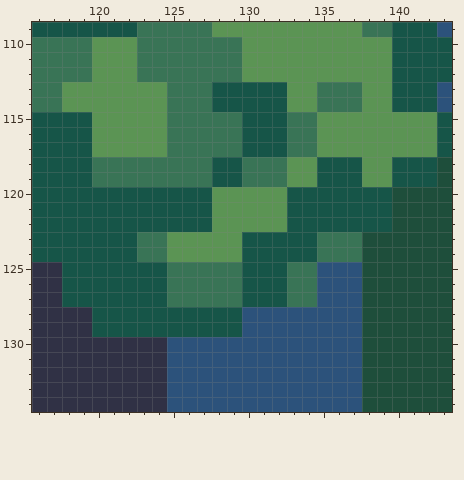
Two states of a pixel-art file, Aseprite Files/Background/fight_scene/fight scene3.aseprite. This is how it looked before the edit.
480x270 pixels, 1 frame. Colours within 5 levels of each other are drawn and written as one. Shown: x 116..143, y 109..134. The commit also changed other parts of the picture, which this record leaves out.
After the commit:
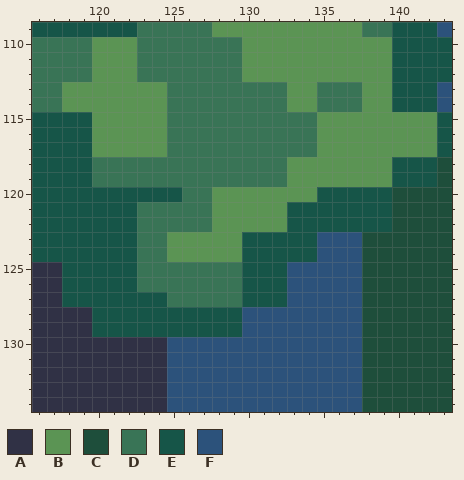
Palette (. is transparent): A #303145  B #5b9454  C #1e4e3b  D #397456  E #165548  F #2c527b
The exact change:
--- layer "tree"
@@ x 121..139 @@
 112 BBDDDDDDDBBBBBBBBBB
-113 BBBBDDDEEEEEBBDDDBB
-114 BBBBDDDEEEEEBBDDDBB
-115 BBBBDDDDDEEEDDBBBBB
-116 BBBBDDDDDEEEDDBBBBB
-117 BBBBDDDDDEEEDDBBBBB
-118 DDDDDDDEEDDDBBEEEBB
-119 DDDDDDDEEDDDBBEEEBB
-120 EEEEEEEBBBBBEEEEEEE
-121 EEEEEEEBBBBBEEEEEEE
-122 EEEEEEEBBBBBEEEEEEE
-123 EEDDBBBBBEEEEEDDDCC
-124 EEDDBBBBBEEEEEDDDCC
-125 EEEEDDDDDEEEDDFFFCC
-126 EEEEDDDDDEEEDDFFFCC
-127 EEEEDDDDDEEEDDFFFCC
+113 BBBBDDDDDDDDBBDDDBB
+114 BBBBDDDDDDDDBBDDDBB
+115 BBBBDDDDDDDDDDBBBBB
+116 BBBBDDDDDDDDDDBBBBB
+117 BBBBDDDDDDDDDDBBBBB
+118 DDDDDDDDDDDDBBBBBBB
+119 DDDDDDDDDDDDBBBBBBB
+120 EEEEEDDBBBBBBBEEEEE
+121 EEDDDDDBBBBBEEEEEEE
+122 EEDDDDDBBBBBEEEEEEE
+123 EEDDBBBBBEEEEEFFFCC
+124 EEDDBBBBBEEEEEFFFCC
+125 EEDDDDDDDEEEFFFFFCC
+126 EEDDDDDDDEEEFFFFFCC
+127 EEEEDDDDDEEEFFFFFCC
 128 EEEEEEEEEFFFFFFFFCC
